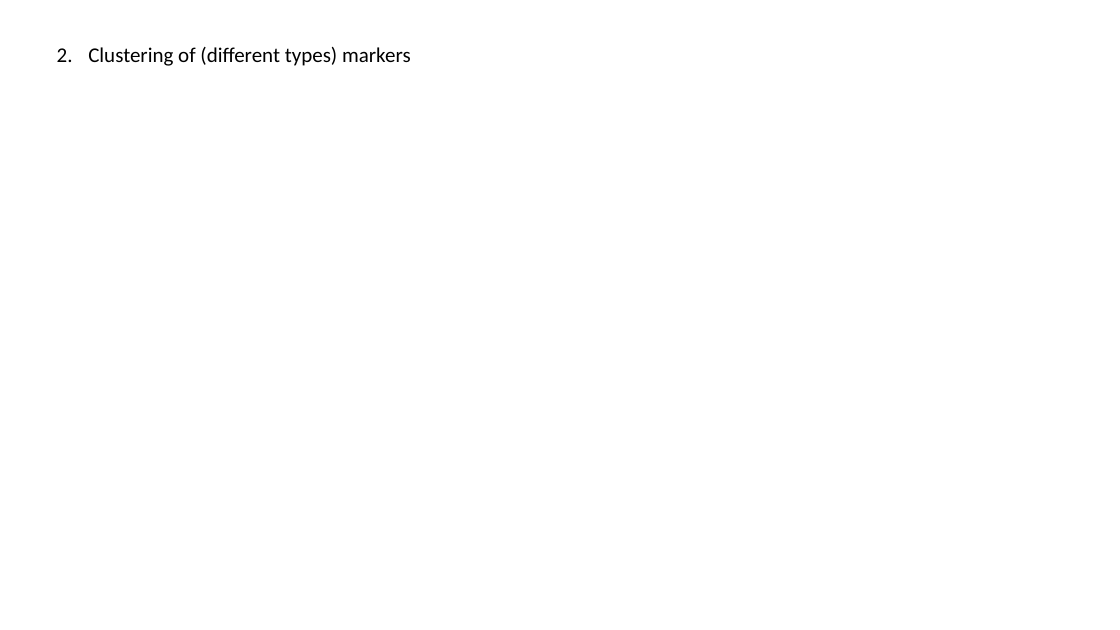
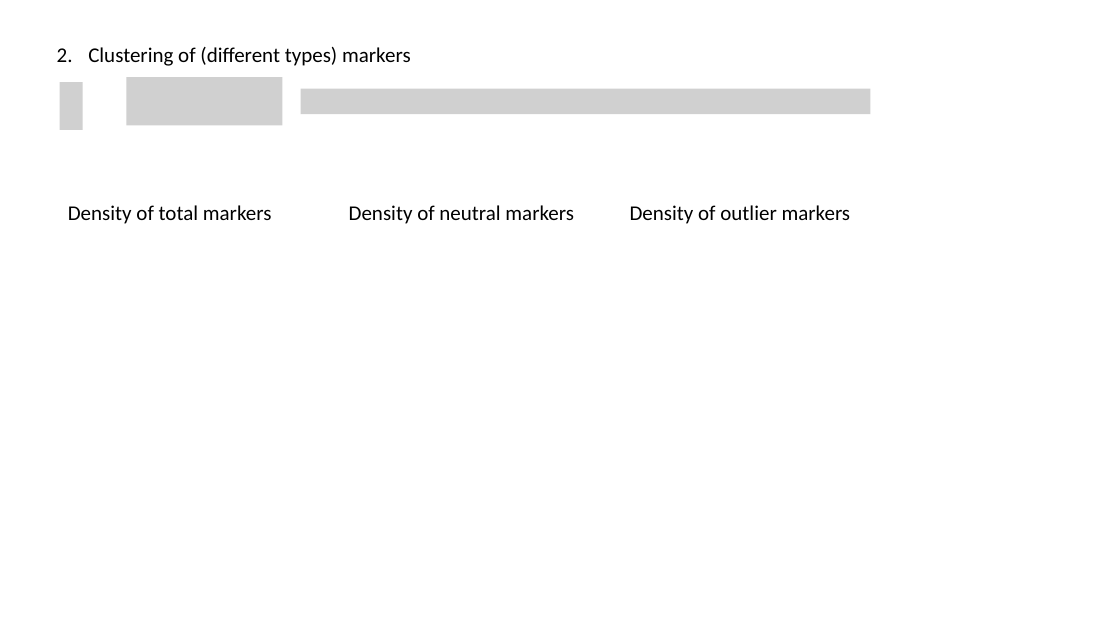
Before and after one commit to sam0per/Littorina_saxatilis_short_variants, a slide deck: slide 4 of short_genetic_variants/docs/short_indels.pptx. Drawn at 1120x630 pixels with LibreOffice and Linux fonts; fonts in the diff are those of the drawing; grey boxes stand for pictures. Boxes give left, top, right and bottom in pixels: in the first picture for what was removed or moved away, otherwise in the second. Text is boxed around its words. In the diff, an @@ line names an element or a change of style, - is before the commit and + after.

```diff
--- a/short_genetic_variants/docs/short_indels.pptx
+++ b/short_genetic_variants/docs/short_indels.pptx
@@ picture added at (x1=60, y1=82, x2=82, y2=130) @@
@@ picture added at (x1=126, y1=77, x2=282, y2=126) @@
@@ picture added at (x1=301, y1=89, x2=870, y2=114) @@
@@ text added at (x1=68, y1=205, x2=272, y2=224), 18 pt, text #000000 @@
+Density of total markers
@@ text added at (x1=349, y1=205, x2=574, y2=224), 18 pt, text #000000 @@
+Density of neutral markers
@@ text added at (x1=630, y1=205, x2=851, y2=224), 18 pt, text #000000 @@
+Density of outlier markers
```
Also in this commit, not shown: 2 other files.
